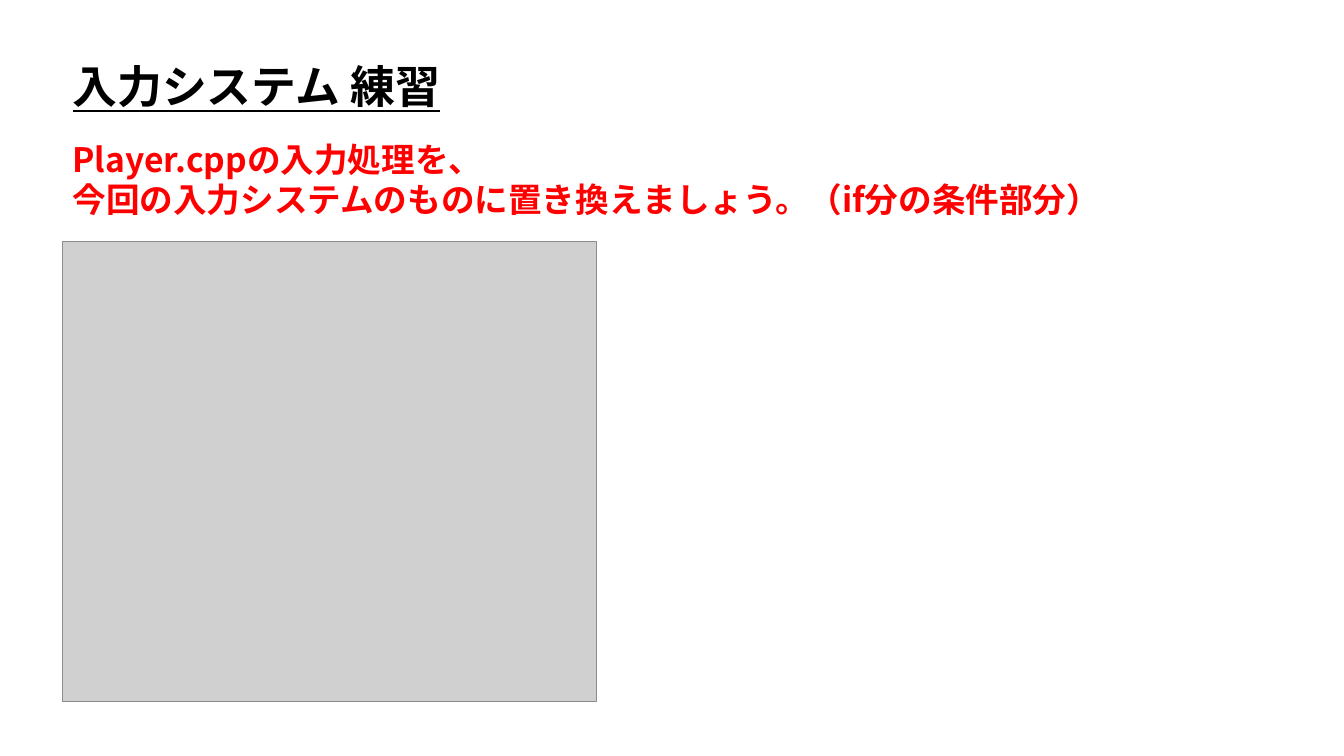
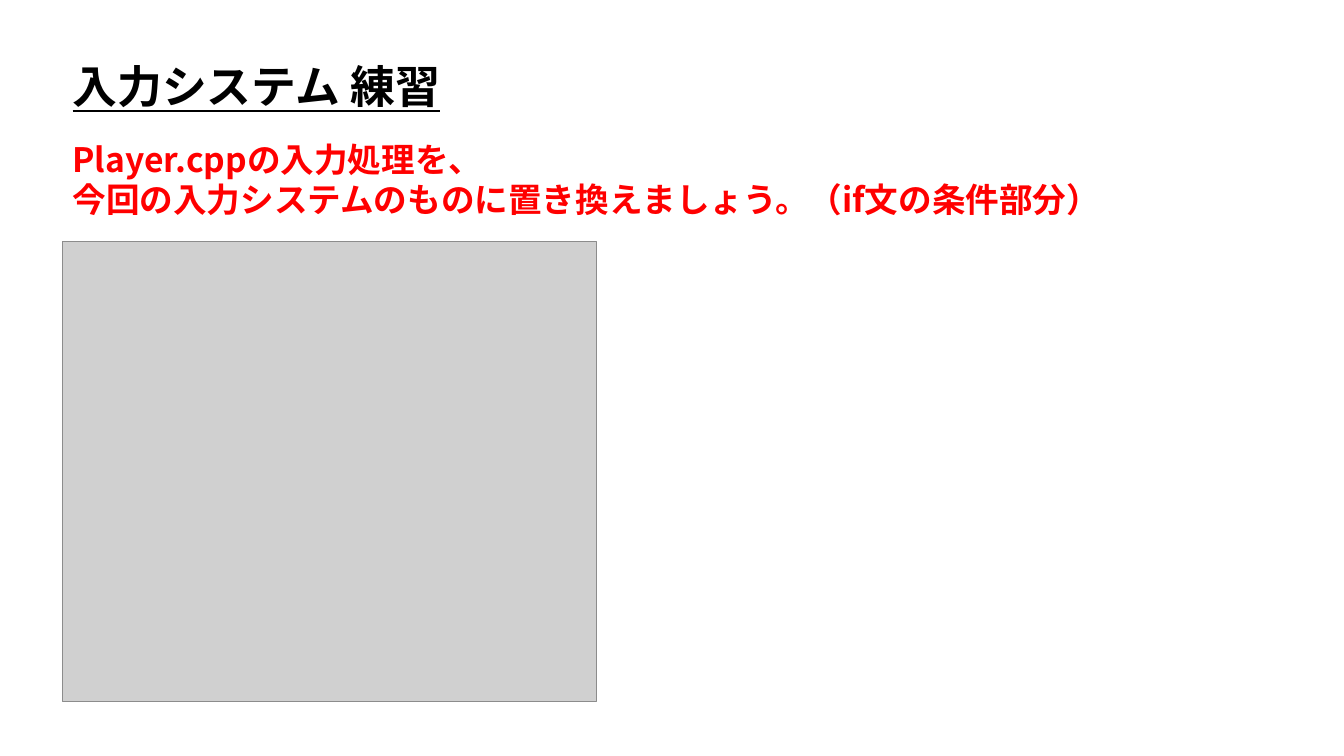
Before and after one commit to ArakiYusuke-Ohara/Textbook, a slide deck: slide 12 of ゲーム科1年/00_前期/ゲームプログラミングⅠ/10_入力システムと移動処理.pptx. Drawn at 1344x756 pixels with LibreOffice and Linux fonts; fonts in the diff are those of the drawing; grey boxes stand for pictures. Boxes give left, top, right and bottom in pixels: in the first picture for what was removed or moved away, otherwise in the second. Text is boxed around its words. In the diff, an @@ line names an element or a change of style, - is before the commit and + after.

```diff
--- a/ゲーム科1年/00_前期/ゲームプログラミングⅠ/10_入力システムと移動処理.pptx
+++ b/ゲーム科1年/00_前期/ゲームプログラミングⅠ/10_入力システムと移動処理.pptx
@@ text at <box>73,178,1101,216</box>: text changed @@
-今回の入力システムのものに置き換えましょう。（if分の条件部分）
+今回の入力システムのものに置き換えましょう。（if文の条件部分）
```
Also in this commit, not shown: 2 other slides changed, 2 other files.
